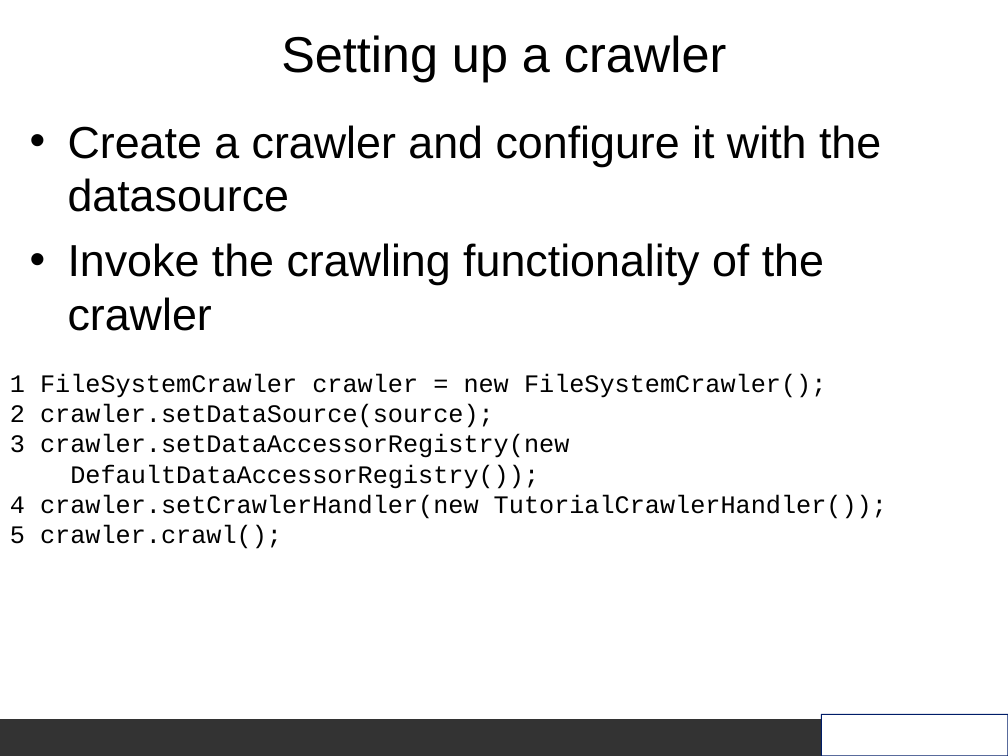
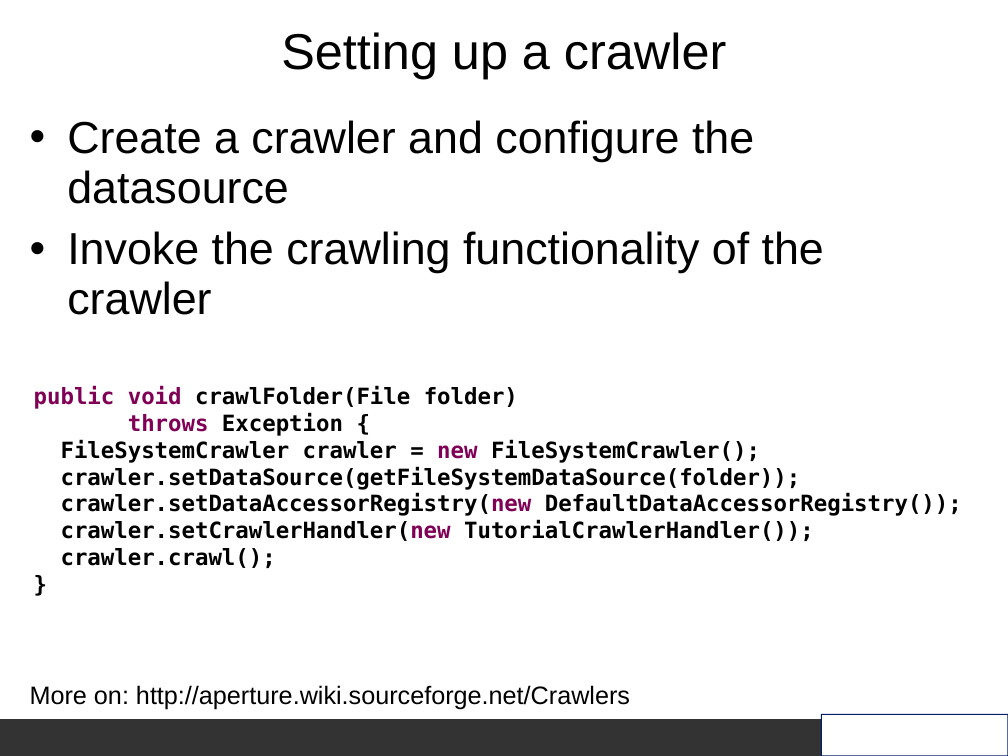
Before and after one commit to aurora/aperture, a slide deck: slide 10 of aperture/doc/Aperture_slides.ppt (slide 8 before the commit). Drawn at 1008x756 pixels with LibreOffice and Linux fonts; fonts in the diff are those of the drawing; background and template pictures are left out. Boxes give left, top, right and bottom in pixels: in the first picture for what was removed or moved away, otherwise in the second. Text is boxed around its words. In the diff, an @@ line names an element or a change of style, - is before the commit and + after.

Commit message:
updated the Aperture_slides.ppt presentation

```diff
--- a/aperture/doc/Aperture_slides.ppt
+++ b/aperture/doc/Aperture_slides.ppt
@@ title "Setting up a crawler" at <box>281,32,726,79</box>: line spacing 1 to 0.93 @@
@@ text at <box>67,120,754,204</box>: text changed @@
-• Create a crawler and configure it with the datasource
+• Create a crawler and configure the datasource
@@ text at <box>67,231,824,315</box>: indent changed; line spacing 1 to 0.93 @@
@@ text at <box>34,386,962,568</box>: text changed; size 18 to 16 pt; font Courier New to DejaVu Sans Mono; bold on @@
-1 FileSystemCrawler crawler = new FileSystemCrawler();
-2 crawler.setDataSource(source);
-3 crawler.setDataAccessorRegistry(new
-DefaultDataAccessorRegistry());
-4 crawler.setCrawlerHandler(new TutorialCrawlerHandler());
-5 crawler.crawl();
+public void crawlFolder(File folder)
+throws Exception {
+FileSystemCrawler crawler = new FileSystemCrawler();
+crawler.setDataSource(getFileSystemDataSource(folder));
+crawler.setDataAccessorRegistry(new DefaultDataAccessorRegistry());
+crawler.setCrawlerHandler(new TutorialCrawlerHandler());
+crawler.crawl();
+}
@@ text added at <box>30,685,630,710</box>, 18 pt, text #000000 @@
+More on: http://aperture.wiki.sourceforge.net/Crawlers
```
Also in this commit, not shown: 19 other slides changed, 7 slides added, 1 other file.
